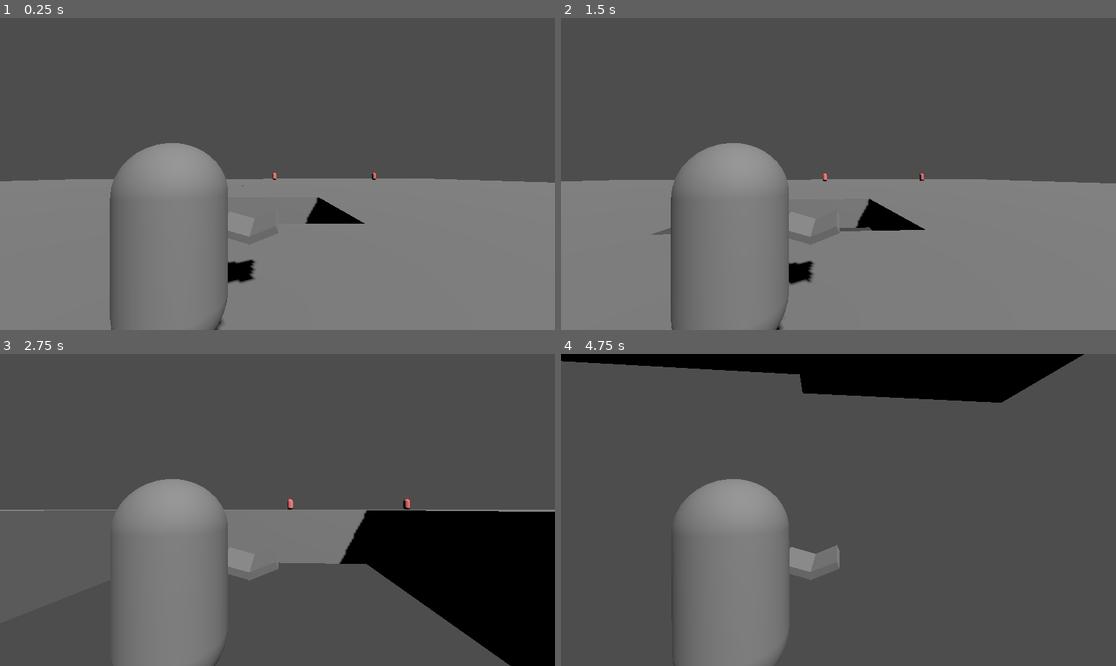
Above: before the commit, frames 1-4 (two rows, left to right).
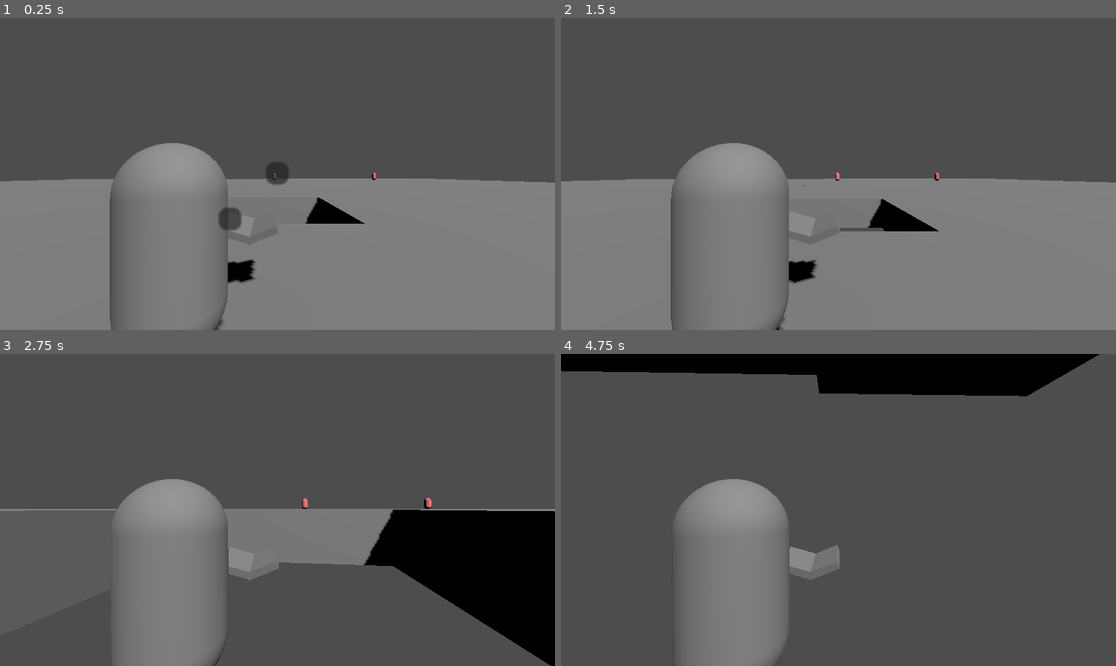
Above: after the commit, the same moments.

Repository: Tuocs/Project-Magic
Game: Godot game, scene res://Scenes/manual_cast_main.tscn
The game is run twice, just before and just after one commit, with the same random seed, the same clock (stepped at 60 frames per second) and the same inputs. This scene is started directly instead of the project's main scene.
Inputs (mouse positions are in pixels of both pictures, inside the frame that each line leads up to):
- Up to frame 1 (0.25 s): no input
- Up to frame 2 (1.5 s): click (838, 174) at 0.52 s; tap Enter at 1.25 s; move the mouse to (866, 174) at 1.27 s; hold W (move_forward) from 1.28 s (still down); tap Alt (edit_magic) at 1.35 s
- Up to frame 3 (2.75 s): keep holding W (move_forward); tap Space (jump) at 1.52, 2.27 s; move the mouse to (249, 510) at 2.02 s; tap 2 (magic_aura) at 2.1 s
- Up to frame 4 (4.75 s): keep holding W (move_forward); move the mouse to (849, 503) at 2.77 s; tap 4 (magic_blast) at 2.85 s; move the mouse to (832, 516) at 3.52 s; click (832, 516) at 3.6 s; tap Space (jump) at 3.77, 4.52 s; move the mouse to (877, 513) at 4.27 s; tap 1 (magic_projectile) at 4.35 s

The runs differ from the first frame. In frame 1, 0.5% of the frame differs, in the area x 39-52%, y 46-69%; in frame 2, 0.9%; in frame 3, 3.1%, in the area x 0-100%, y 45-100%; in frame 4, 1.7%.

Commit message:
adjust manual spell pos

Diff:
--- a/Prefabs/manual_cast_ui.tscn
+++ b/Prefabs/manual_cast_ui.tscn
@@ -17,7 +17,6 @@
 crystals = [NodePath("Edit Overlay/Crystal")]
 
 [node name="Edit Overlay" type="Control" parent="."]
-visible = false
 layout_mode = 1
 anchors_preset = 15
 anchor_right = 1.0
@@ -226,10 +225,10 @@
 anchor_top = 0.5
 anchor_right = 0.5
 anchor_bottom = 0.5
-offset_left = -435.0
-offset_top = 39.0
-offset_right = -235.0
-offset_bottom = 239.0
+offset_left = -198.0
+offset_top = -5.0
+offset_right = 2.0
+offset_bottom = 195.0
 grow_horizontal = 2
 grow_vertical = 2
 script = ExtResource("2_iglr6")
